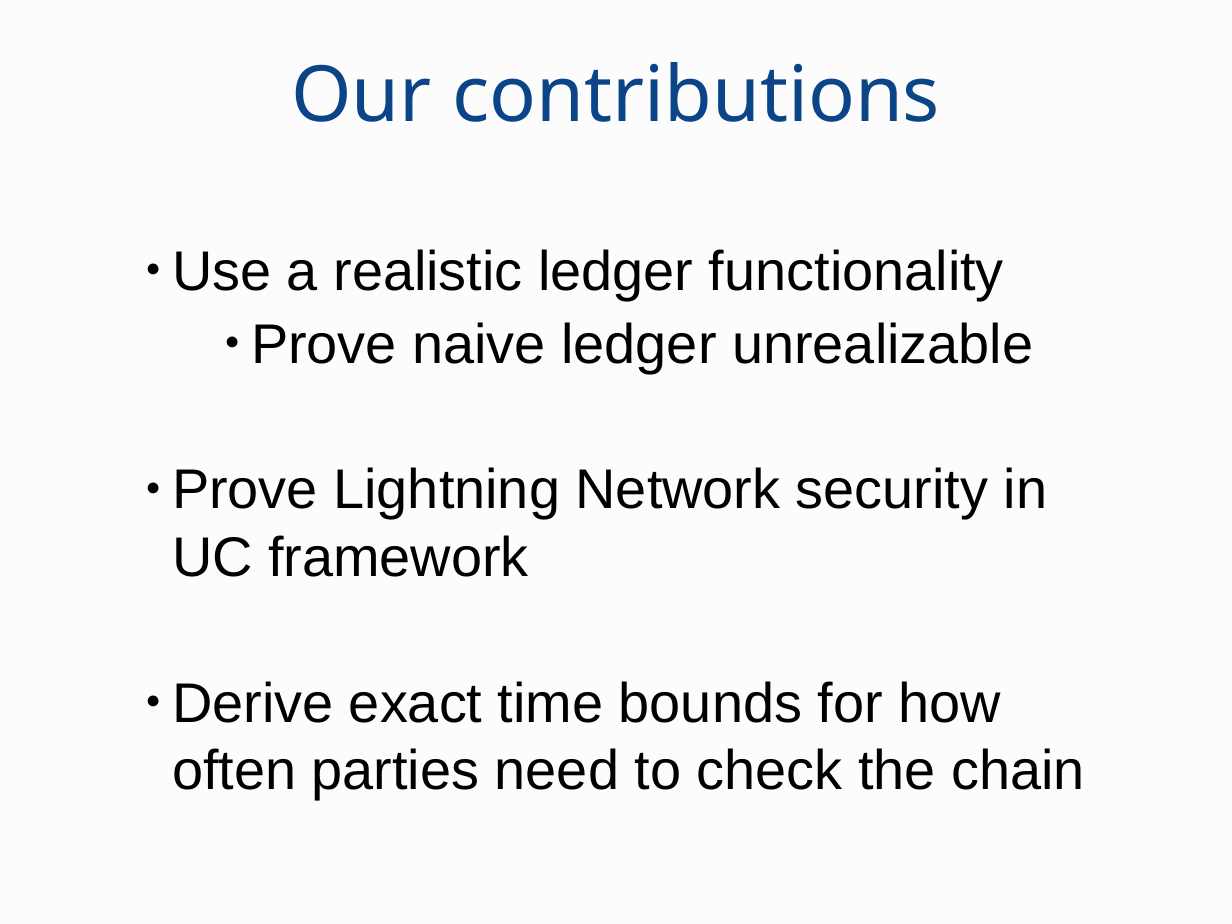
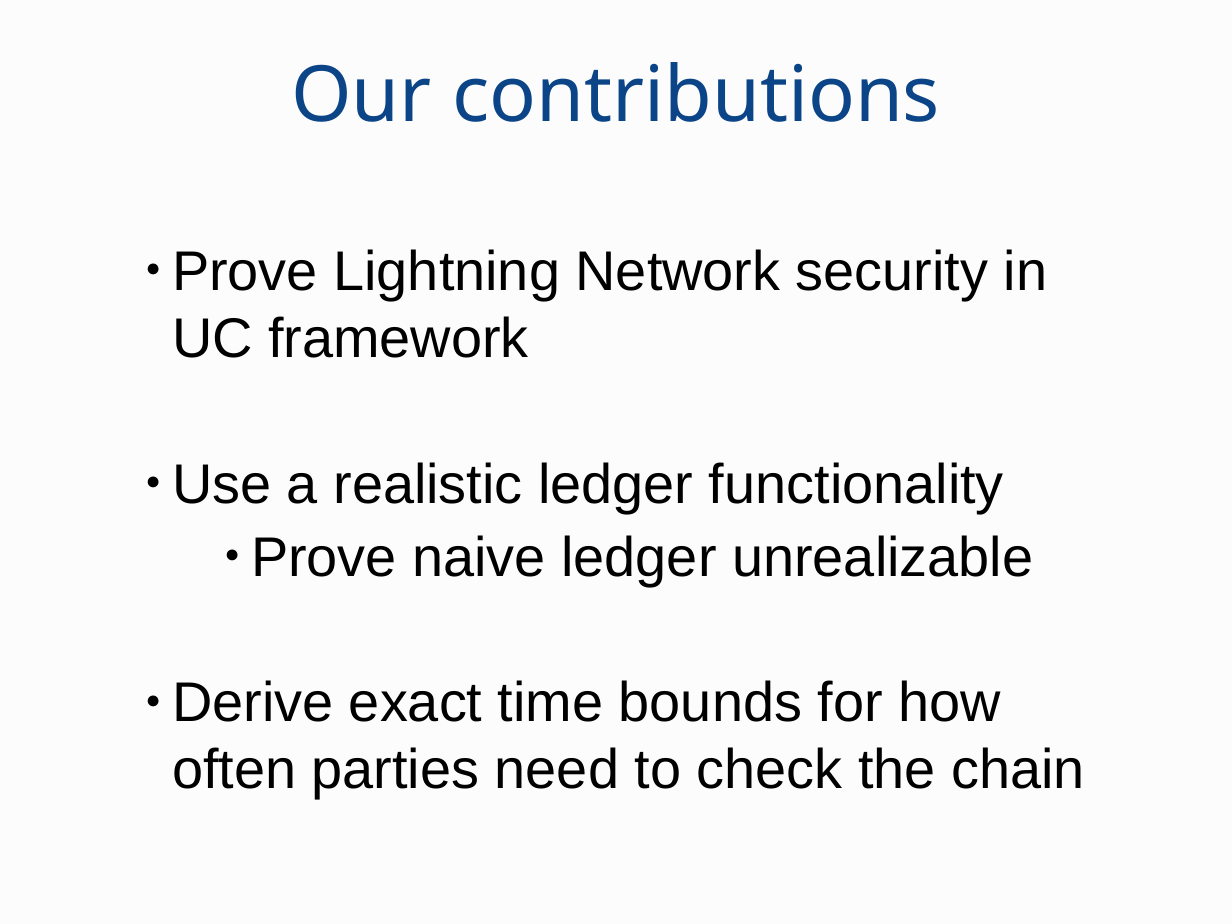
Before and after one commit to OrfeasLitos/PaymentChannels, a slide deck: slide 21 of twentyfive-min-slides/presentation.odp. Drawn at 1232x924 pixels with LibreOffice and Linux fonts; fonts in the diff are those of the drawing. Boxes give left, top, right and bottom in pixels: in the first picture for what was removed or moved away, otherwise in the second. Text is boxed around its words. In the diff, an @@ line names an element or a change of style, - is before the commit and + after.

```diff
--- a/twentyfive-min-slides/presentation.odp
+++ b/twentyfive-min-slides/presentation.odp
@@ text at (172, 249, 1047, 358): paragraph added @@
+● Prove Lightning Network security in UC framework
@@ text at (172, 467, 1047, 577): paragraph removed @@
-● Prove Lightning Network security in UC framework
```
Also in this commit, not shown: 9 other slides changed, 1 other file.
